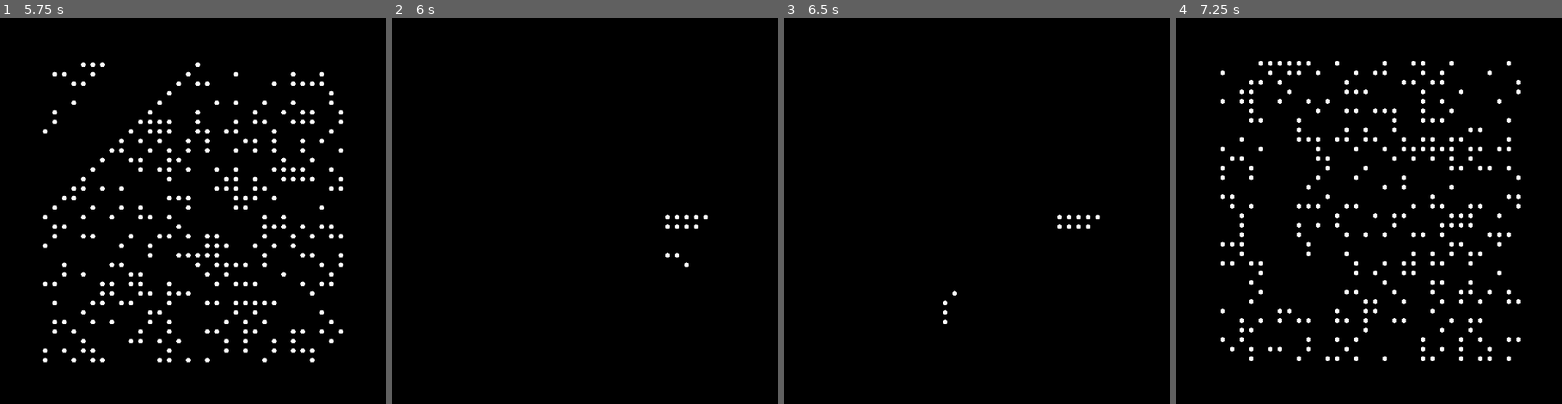
Above: before the commit, frames 1-4 (left to right).
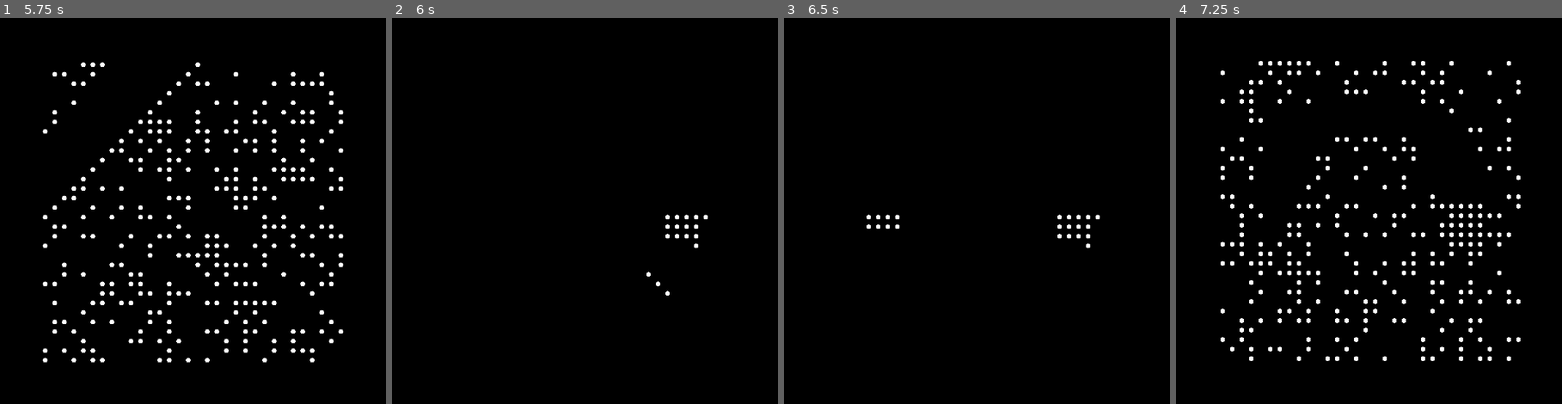
Above: after the commit, the same moments.

Repository: timvisee/38c3-dots
Game: Godot game, scene res://scenes/main.tscn
Same seed, same stepped clock (60 frames per second), same inputs: the game is played once before the commit and once after it.
Inputs:
- Up to frame 1 (5.75 s): hold L (move_right) 0.53-1.28 s; tap . (random_dots) every 1.5 s from 0.6 to 5.1 s; hold J (move_down) 1.28-2.03 s; tap Space (story_next) at 1.35, 2.85, 4.35 s; hold L (move_right) 2.03-2.78 s; hold K (move_up) 2.78-3.53 s; tap Enter at 3.5 s; hold H (move_left) 3.53-5.03 s; tap R (reset) at 4.25, 5 s; hold J (move_down) from 5.03 s (still down)
- Up to frame 2 (6 s): release J (move_down) at 5.78 s; hold L (move_right) from 5.78 s (still down); tap Space (story_next) at 5.85 s
- Up to frame 3 (6.5 s): keep holding L (move_right)
- Up to frame 4 (7.25 s): release L (move_right) at 6.53 s; hold K (move_up) from 6.53 s (still down); tap . (random_dots) at 6.6 s

Frame 1 is identical in both runs. In frame 2, 0.1% of the frame differs, in the area x 65-80%, y 55-72%; in frame 3, 0.2%; in frame 4, 1.0%, in the area x 21-82%, y 20-77%.

Commit message:
Tweak loading speed

Diff:
--- a/stories/Loading.gd
+++ b/stories/Loading.gd
@@ -21,10 +21,10 @@
 var index = 0;
 func _frame(frame):
 	var lastframe = 0;
-	var trail_percent = fposmod(frame/1000.0, 1);
+	var trail_percent = fposmod(frame/200.0, 1);
 	#print(trail_percent)
 	var trail = int(len(points)*trail_percent);
-	var speed = 150;
+	var speed = 250;
 
 	for s in range(speed):
 		grid.set_dot(points[index-trail][0], points[index-trail][1], false);
@@ -33,7 +33,7 @@
 
 
 func _is_done(frame):
-	return frame >= 1000;
+	return frame >= 200;
 
 
 func _get_points(midpoint, radius, num_points):
